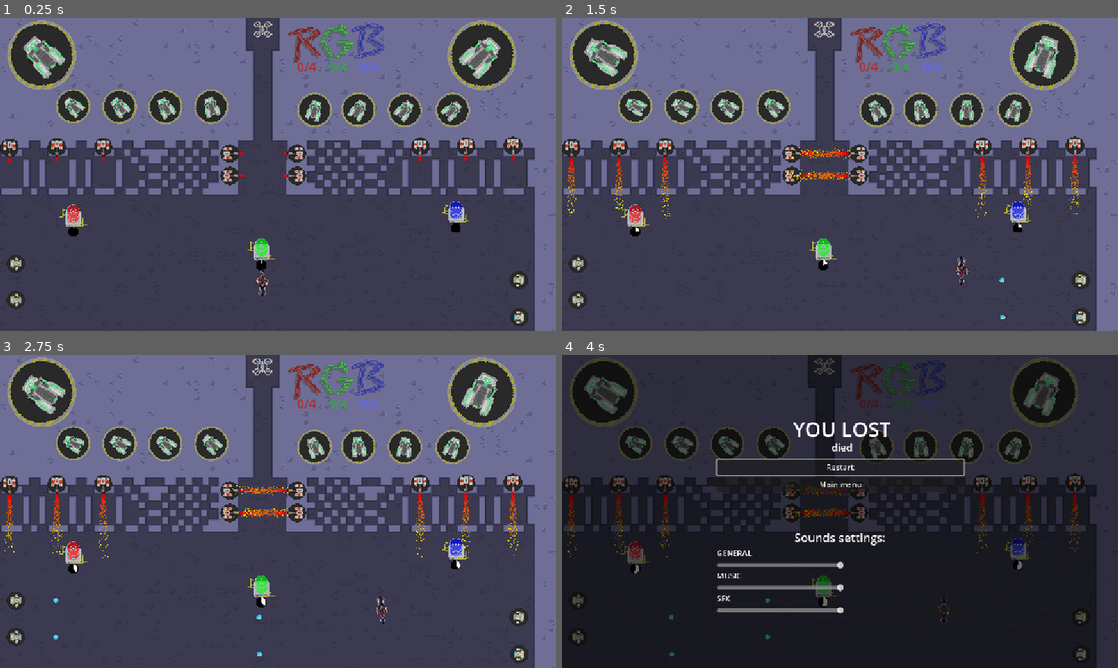
Above: before the commit, frames 1-4 (two rows, left to right).
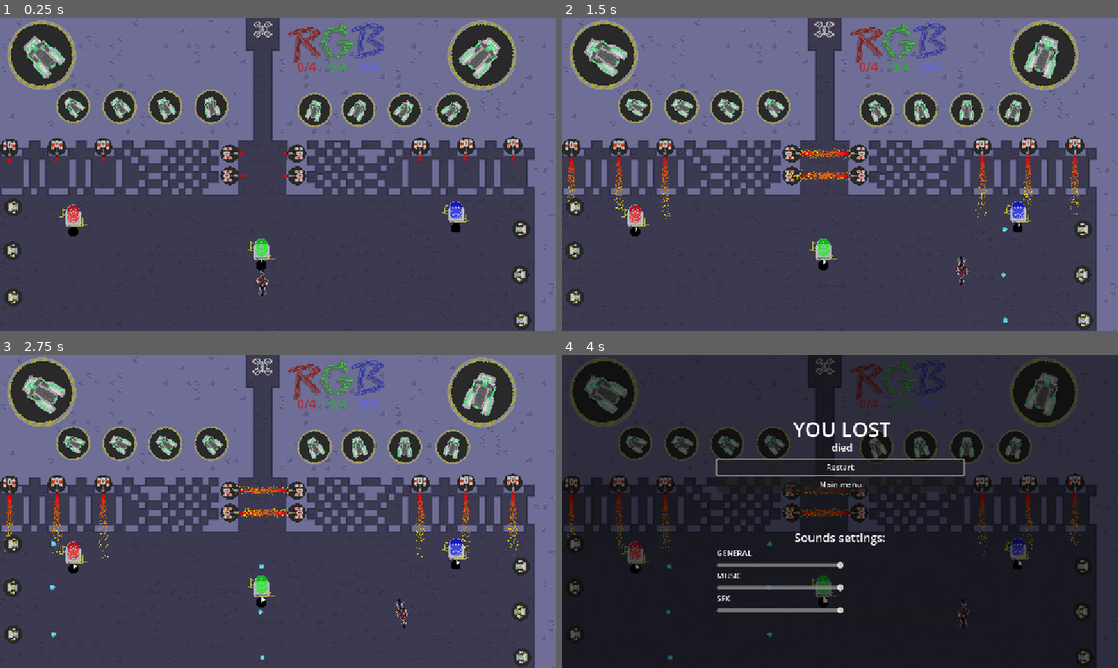
Above: after the commit, the same moments.

Repository: IwailerI/micro-jam-colors
Game: Godot game, scene res://levels/level_20.tscn
The game is run twice, just before and just after one commit, with the same random seed, the same clock (stepped at 60 frames per second) and the same inputs. This scene is started directly instead of the project's main scene.
Inputs:
- Up to frame 1 (0.25 s): no input
- Up to frame 2 (1.5 s): hold D (movement_right) 0.53-1.28 s; hold Space (throttle) 0.53-1.28 s; hold S (movement_down) from 1.28 s (still down); tap Space (throttle) at 1.35 s
- Up to frame 3 (2.75 s): release S (movement_down) at 2.03 s; hold D (movement_right) from 2.03 s (still down); hold Space (throttle) from 2.03 s (still down)
- Up to frame 4 (4 s): release D (movement_right) at 2.78 s; release Space (throttle) at 2.78 s; hold W (movement_up) 2.78-3.53 s; tap Space (throttle) at 2.85 s; hold A (movement_left) from 3.53 s (still down); hold Space (throttle) from 3.53 s (still down)

The runs differ from the first frame. In frame 1, 1.0% of the frame differs, in the area x 0-96%, y 57-100%; in frame 2, 1.1%; in frame 3, 2.1%, in the area x 0-96%, y 2-100%; in frame 4, 1.9%.

Commit message:
buff lvl 20

Diff:
--- a/levels/level_20.tscn
+++ b/levels/level_20.tscn
@@ -125,25 +125,37 @@
 rotation = 1.5708
 
 [node name="Canon" parent="Hazards" index="20" instance=ExtResource("4_vkyvx")]
-position = Vector2(1075, 619)
+position = Vector2(1081, 625)
 rotation = -3.14159
 wakeup = 1.0
 cooldown = 3.0
 
 [node name="Canon2" parent="Hazards" index="21" instance=ExtResource("4_vkyvx")]
-position = Vector2(1074, 542)
+position = Vector2(1077, 531)
 rotation = 3.14159
 wakeup = 1.0
 cooldown = 3.0
 
-[node name="Canon3" parent="Hazards" index="22" instance=ExtResource("4_vkyvx")]
-position = Vector2(32, 508)
+[node name="Canon5" parent="Hazards" index="22" instance=ExtResource("4_vkyvx")]
+position = Vector2(1079, 437)
+rotation = 3.14159
+wakeup = 1.0
+cooldown = 3.0
+
+[node name="Canon3" parent="Hazards" index="23" instance=ExtResource("4_vkyvx")]
+position = Vector2(25, 481)
 rotation = 6.28318
 wakeup = 2.5
 cooldown = 3.0
 
-[node name="Canon4" parent="Hazards" index="23" instance=ExtResource("4_vkyvx")]
-position = Vector2(32, 583)
+[node name="Canon6" parent="Hazards" index="24" instance=ExtResource("4_vkyvx")]
+position = Vector2(27, 391)
+rotation = 6.28318
+wakeup = 2.5
+cooldown = 3.0
+
+[node name="Canon4" parent="Hazards" index="25" instance=ExtResource("4_vkyvx")]
+position = Vector2(27, 578)
 rotation = 0.0
 wakeup = 2.5
 cooldown = 3.0
@@ -151,19 +163,19 @@
 [node name="BrewingStand" parent="Pickups" index="0" instance=ExtResource("5_vkyvx")]
 position = Vector2(541, 511)
 green = true
-brewing_time = 7
+brewing_time = 15
 spawn_limit = 4
 
 [node name="BrewingStand2" parent="Pickups" index="1" instance=ExtResource("5_vkyvx")]
 position = Vector2(151, 442)
 red = true
-brewing_time = 7
+brewing_time = 15
 spawn_limit = 4
 
 [node name="BrewingStand3" parent="Pickups" index="2" instance=ExtResource("5_vkyvx")]
 position = Vector2(944, 434)
 blue = true
-brewing_time = 7
+brewing_time = 15
 spawn_limit = 4
 
 [node name="DeliveryPoint" parent="." index="7"]
Not shown: 1 places in levels/level_20.tscn that only renumber resources
